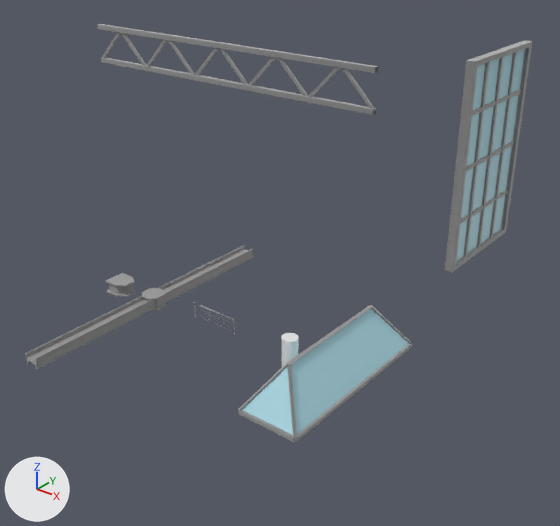
The Blender file Architecture/Industrial.blend, before and after one commit.
Camera for both pictures: a camera (50 mm lens) standing at (13.4, -31.5, 25.7) and looking at (-11.2, -0.8, 6.6). Every picture has the same lights, and +X, +Y and +Z are marked at lower left.

Before the edit, the objects in view are built like this:
```python
me_industrial_skylight = bpy.data.meshes.new('Industrial Skylight')
me_industrial_skylight.from_pydata(...)  # 69 vertices, 72 faces; spans x -2.0..2.0, y -6.0..6.0, z -0.12..2.91
# faces by material slot: [68, 4]
me_industrial_skylight.materials.append(mat_metal025)  # its picture is missing
me_industrial_skylight.materials.append(mat_glass)  # cyan #aedbe7
me_industrialframewindow = bpy.data.meshes.new('IndustrialFrameWindow')
me_industrialframewindow.from_pydata(...)  # 68 vertices, 53 faces; spans x -0.18..0.18, y -2.83..2.83, z -4.59..4.59
# faces by material slot: [52, 1]
me_industrialframewindow.materials.append(mat_metal025)  # its picture is missing
me_industrialframewindow.materials.append(mat_glass)  # cyan #aedbe7
me_structural_roof_support = bpy.data.meshes.new('Structural Roof Support')
me_structural_roof_support.from_pydata(...)  # 96 vertices, 48 faces; spans x -0.1..0.1, y -10.0..10.0, z -0.1..2.1
me_structural_roof_support.materials.append(mat_metal025)  # its picture is missing
ob_industrial_skylight = bpy.data.objects.new('Industrial Skylight', me_industrial_skylight)
ob_industrial_skylight.location = (-8.0, 0.0, 0.0)
ob_industrialframewindow = bpy.data.objects.new('IndustrialFrameWindow', me_industrialframewindow)
ob_industrialframewindow.location = (0.0, 0.0, 15.0)
ob_structural_roof_support = bpy.data.objects.new('Structural Roof Support', me_structural_roof_support)
ob_structural_roof_support.location = (-16.0, 0.0, 16.0)
ob_structural_roof_support.rotation_euler = (0.0, 0.0, -1.571)  # degrees (0, 0, -90)
# also in view: 'IBeam' at (-23.0, 0.0, 0.0)
```
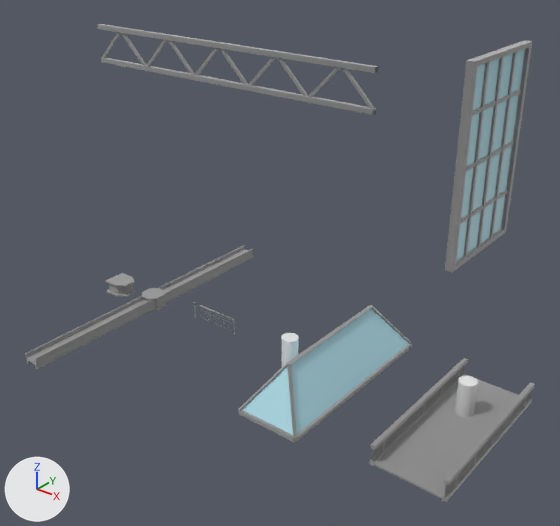
Where the change shows, as pixel boxes [x1, y1, x2, y2] in the pictures (560 x 526 px):
'Industrial Catwalk', added: after [369, 358, 534, 502]
    faces in mat_diamondplate006c (its picture is missing): [374, 375, 519, 498]
    faces in mat_metal025 (its picture is missing): [369, 358, 534, 502]
    faces in mat_fence006 (its picture is missing): [372, 365, 531, 497]
'ScaleDemo.001', added: after [455, 376, 478, 417]

What the commit changed:
Picture 'Fence006_2K_Roughness.jpg' (img_fence006_2k_roughness_jpg) is new.
Picture 'Fence006_2K_Metalness.jpg' (img_fence006_2k_metalness_jpg) is new.
Picture 'Fence006_2K_NormalGL.jpg' (img_fence006_2k_normalgl_jpg) is new.
Picture 'DiamondPlate006C_2K_Roughness.jpg' (img_diamondplate006c_2k_roughness_jpg) is new.
Picture 'DiamondPlate006C_2K_Metalness.jpg' (img_diamondplate006c_2k_metalness_jpg) is new.
Material 'Fence006' (mat_fence006) is new.
Uses the picture img_fence006_2k_metalness_jpg.
Uses the picture img_fence006_2k_normalgl_jpg.
Uses the picture img_fence006_2k_roughness_jpg.
Material 'DiamondPlate006C' (mat_diamondplate006c) is new.
Uses the picture img_diamondplate006c_2k_metalness_jpg.
Uses the picture img_diamondplate006c_2k_roughness_jpg.
Mesh me_cube is new.
It has 136 vertices, 94 faces and spans x -2.12..2.12, y -5.0..5.0, z -0.12..1.12.
Faces by material slot: [84, 6, 4].
It uses material mat_metal025 (its picture is missing).
It uses material mat_diamondplate006c (its picture is missing).
It uses material mat_fence006 (its picture is missing).
Object 'ScaleDemo.001' (ob_scaledemo_001) is new; it shows me_scaledemo.
Its location is (-0.32, 1.67, 0.05).
Object 'Industrial Catwalk' (ob_industrial_catwalk) is new; it shows me_cube.
Its location is (0.0, 0.0, 0.0).
